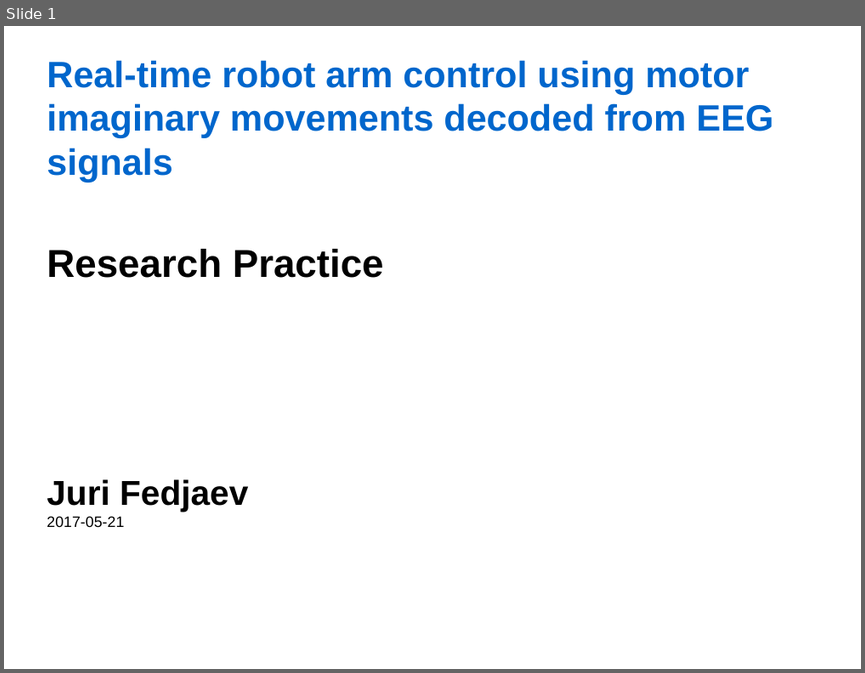
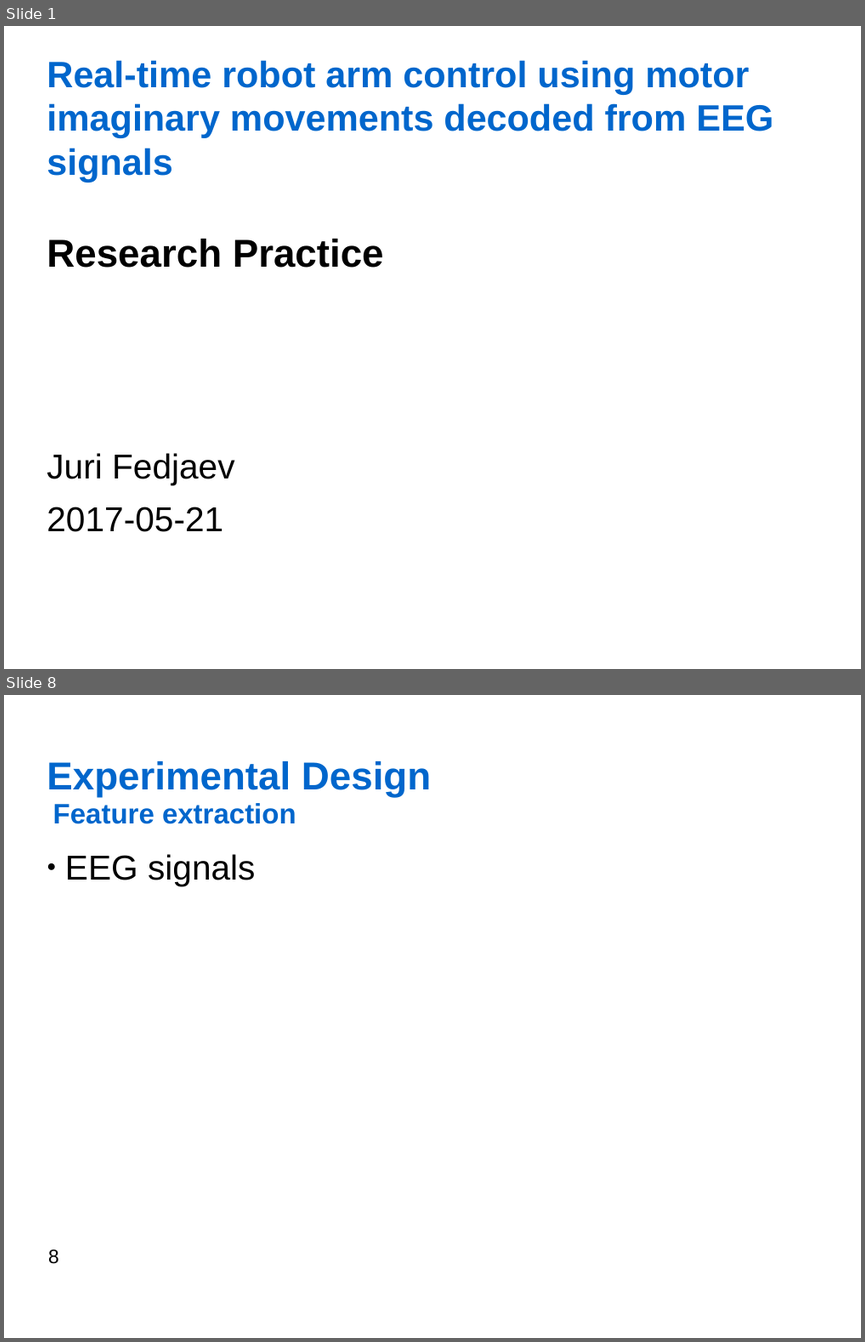
Before and after one commit to jfedjaev/NSTresearchPractice, a slide deck: Report/Presentation/Fedjaev_ResearchPractice.odp. Shown one above the other, each under a label of ours: slide 1 before the commit, slides 1 and 8 after it; the slides between them are not shown. The pictures are 865x673 and 865x1342 pixels, drawn with LibreOffice and Linux fonts; fonts in the diff are those of the drawing; background and template pictures are left out. Boxes give left, top, right and bottom in pixels: in the first picture for what was removed or moved away, otherwise in the second. Text is boxed around its words. In the diff, an @@ line names an element or a change of style, - is before the commit and + after.

```diff
--- a/Report/Presentation/Fedjaev_ResearchPractice.odp
+++ b/Report/Presentation/Fedjaev_ResearchPractice.odp
@@ slide 8 added at (x1=4, y1=695, x2=861, y2=1338), background #FFFFFF @@
@@ title added at (x1=46, y1=761, x2=431, y2=797), 36 pt, text #0066CC, bold @@
+Experimental Design
@@ title added at (x1=53, y1=803, x2=296, y2=824), 26 pt, text #0066CC, bold @@
+Feature extraction
@@ text added at (x1=65, y1=854, x2=255, y2=886), 32 pt, text #000000 @@
+● EEG signals
@@ page number added at (x1=48, y1=1249, x2=59, y2=1264), 18 pt, text #000000 @@
+8
@@ slide 1 changed as well @@
@@ text at (x1=46, y1=238, x2=384, y2=267): line spacing 1 to 0.9 @@
@@ text at (x1=46, y1=453, x2=235, y2=532): text changed; bold off @@
-Juri Fedjaev
-2017-05-21
+Juri Fedjaev
+2017-05-21
```
Also in this commit, not shown: 12 other slides added, 4 slides removed, 5 other files.
